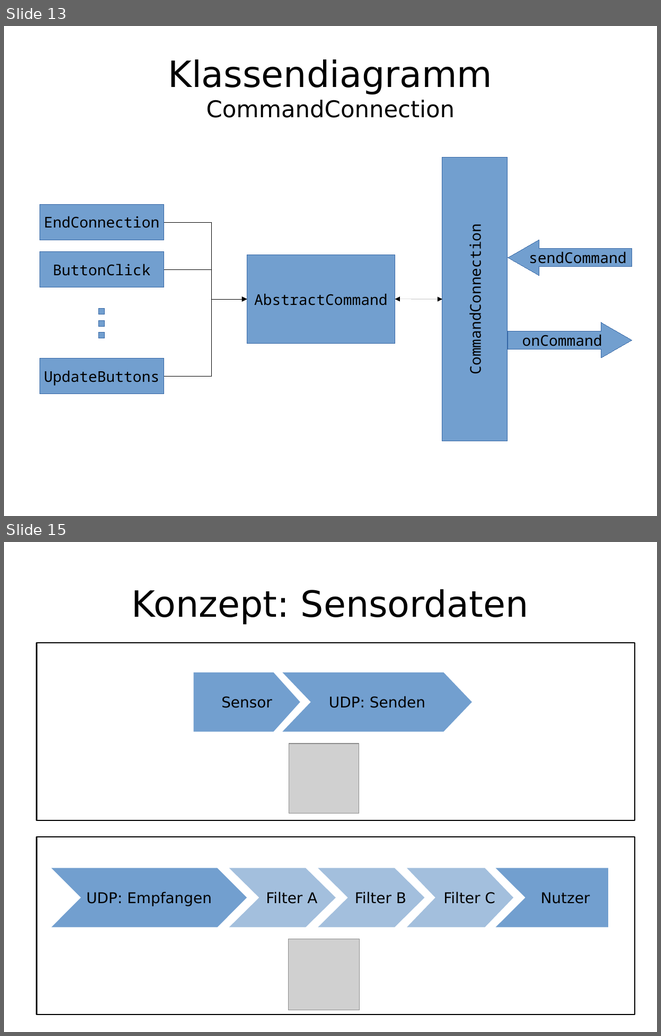
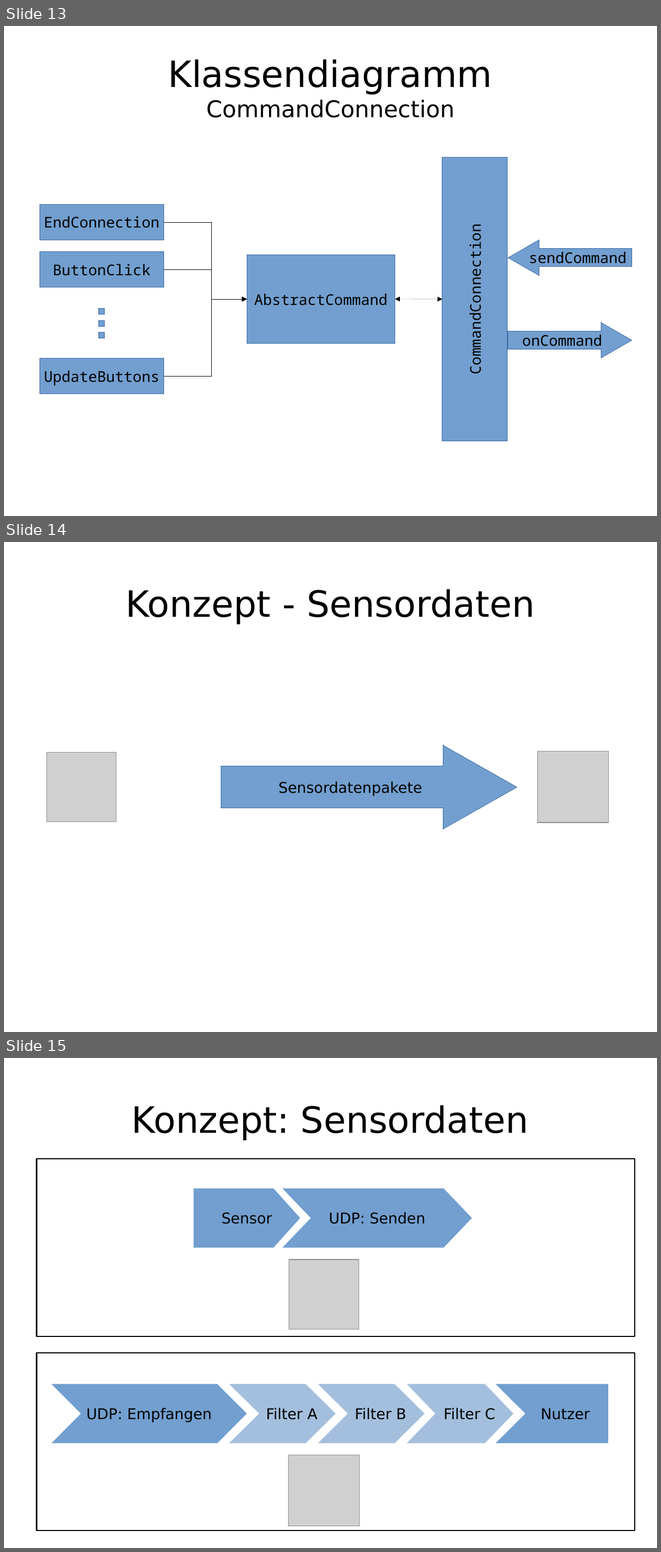
Before and after one commit to enra64/psychic-giggle, a slide deck: zwischenstand anfang dezember.odp. Shown one above the other, each under a label of ours: slides 13 and 15 before the commit, slides 13, 14 and 15 after it; the slides between them are not shown. The pictures are 661x1036 and 661x1552 pixels, drawn with LibreOffice and Linux fonts; fonts in the diff are those of the drawing; grey boxes stand for pictures. Boxes give left, top, right and bottom in pixels: in the first picture for what was removed or moved away, otherwise in the second. Text is boxed around its words. In the diff, an @@ line names an element or a change of style, - is before the commit and + after.

```diff
--- a/zwischenstand anfang dezember.odp
+++ b/zwischenstand anfang dezember.odp
@@ slide 14 added at (4,542,657,1032), background #FFFFFF @@
@@ title added at (125,589,535,624), 44 pt, text #000000 @@
+Konzept - Sensordaten
@@ right arrow added at (221,745,517,829), fill #729FCF, outline #3465A4 0 pt, 18 pt, text #000000 @@
+Sensordatenpakete
@@ picture added at (46,752,116,822) @@
@@ picture added at (538,751,609,822) @@
```
Also in this commit, not shown: 6 slides changed, 2 slides removed.
